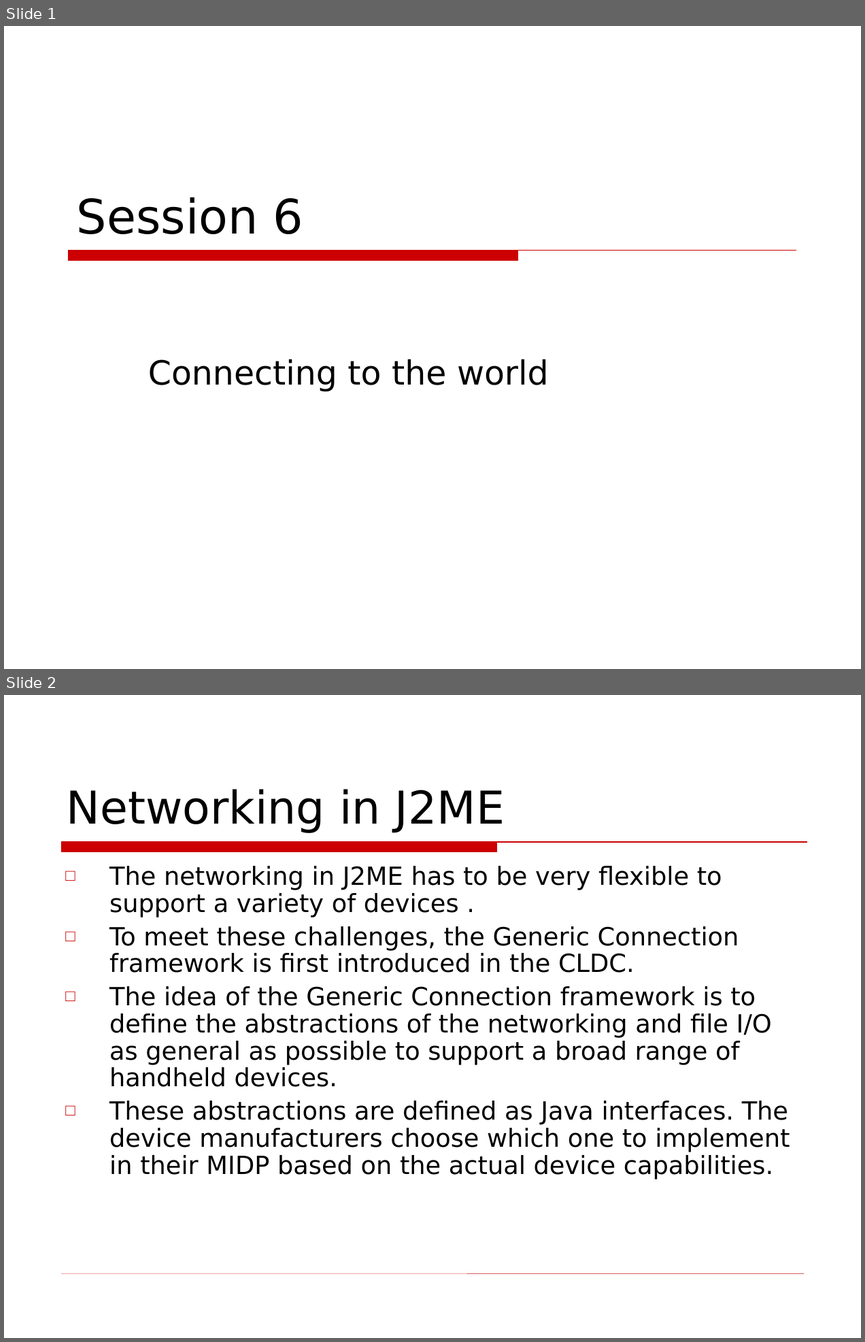
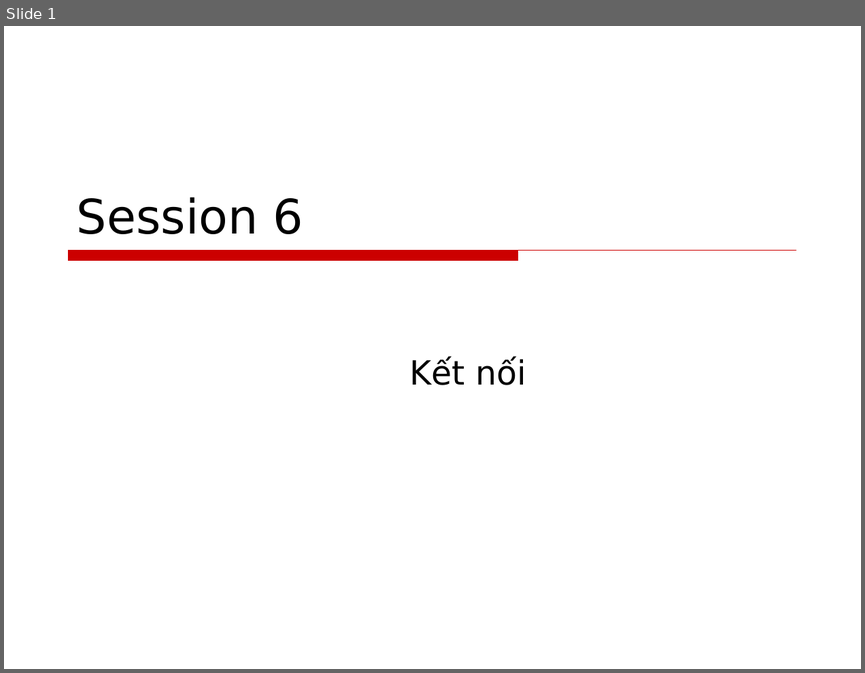
Before and after one commit to phamtuanchip/labs, a slide deck: M1304M-C1304M/j2me/slides/Session10.ppt. Shown one above the other, each under a label of ours: slides 1 and 2 before the commit, slide 1 after it. The pictures are 865x1342 and 865x673 pixels, drawn with LibreOffice and Linux fonts; fonts in the diff are those of the drawing; background and template pictures are left out. Boxes give left, top, right and bottom in pixels: in the first picture for what was removed or moved away, otherwise in the second. Text is boxed around its words. In the diff, an @@ line names an element or a change of style, - is before the commit and + after.

```diff
--- a/M1304M-C1304M/j2me/slides/Session10.ppt
+++ b/M1304M-C1304M/j2me/slides/Session10.ppt
@@ slide 2 removed at (4,695,861,1338), background picture (left out) @@
@@ title removed at (67,789,504,833) @@
-Networking in J2ME
@@ freeform shape removed at (61,841,807,852) @@
@@ text removed at (109,866,789,1179) @@
-□ The networking in J2ME has to be very flexible to support a variety of devices .
-□ To meet these challenges, the Generic Connection framework is first introduced in the CLDC.
-□ The idea of the Generic Connection framework is to define the abstractions of the networking and file I/O as general as possible to support a broad range of handheld devices.
-□ These abstractions are defined as Java interfaces. The device manufacturers choose which one to implement in their MIDP based on the actual device capabilities.
@@ line removed from (61, 1273) to (804, 1273) @@
@@ page number removed at (618,1280,804,1325) @@
-2
@@ slide 1 changed as well @@
@@ subtitle at (410,357,526,385): text changed @@
-Connecting to the world
+Kết nối
```
Also in this commit, not shown: 11 other slides changed, 2 slides added, 1 other slide removed, 7 other files.
